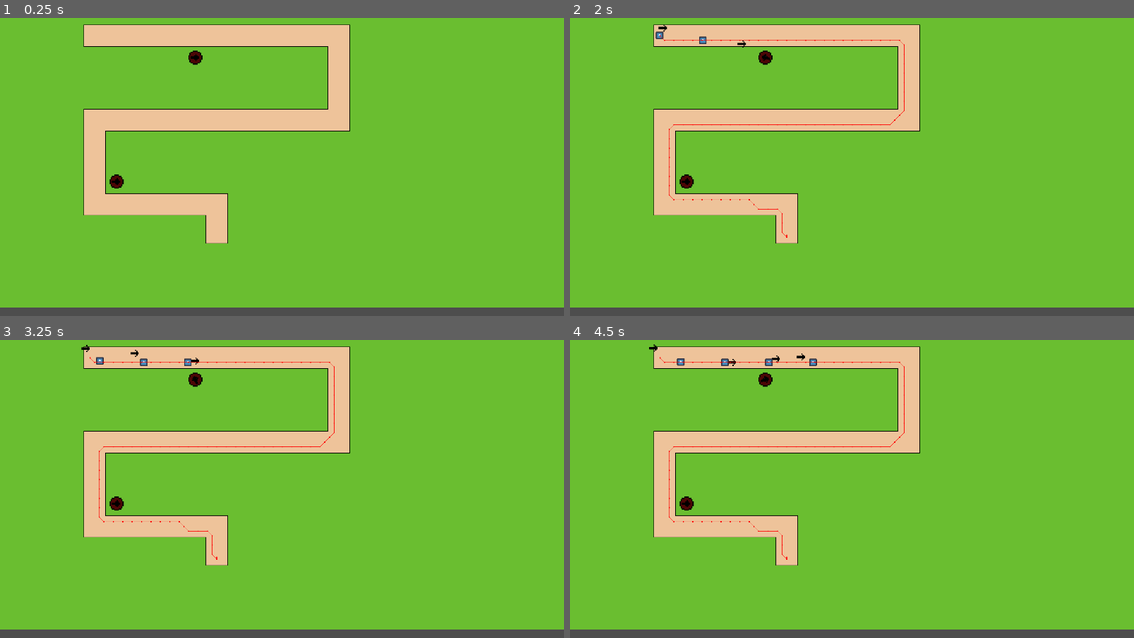
Above: before the commit, frames 1-4 (two rows, left to right).
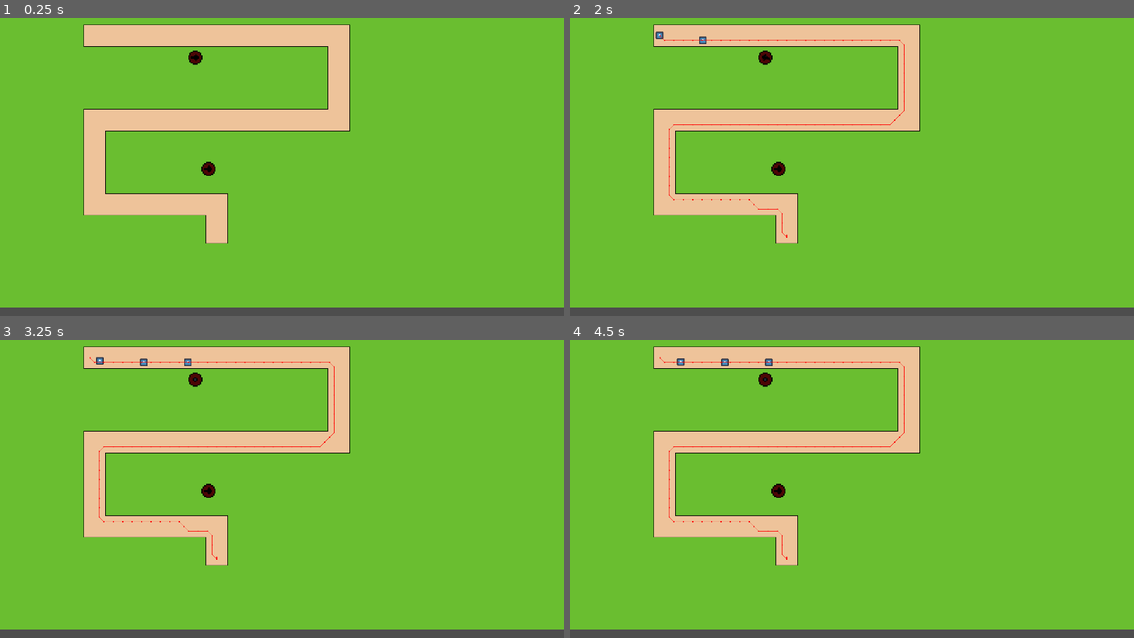
Above: after the commit, the same moments.

Repository: ShroomySquid/GameJamMtl
Game: Godot game, scene res://Scenes/Race.tscn
Two runs of this game, one before a commit and one after it. Both use one fixed random seed, a clock stepped at 60 frames per second and the inputs below. The engine's default icon, where the game draws it, is replaced by a stand-in: a white triangle on a blue panel in a dark square.
Inputs:
- Up to frame 1 (0.25 s): no input
- Up to frame 2 (2 s): tap Enter at 0.5 s
- Up to frame 3 (3.25 s): no input
- Up to frame 4 (4.5 s): no input

The runs differ from the first frame. In frame 1, 0.2% of the frame differs, in the area x 19-39%, y 48-58%; in frame 2, 0.2%; in frame 3, 0.3%; in frame 4, 0.3%, in the area x 14-44%, y 1-58%.

Commit message:
towers now shoot in the right direction, animals have hp

Diff:
--- a/Scenes/ActualArrow.gd
+++ b/Scenes/ActualArrow.gd
@@ -1,11 +1,17 @@
 extends CharacterBody2D
 
-const SPEED = 500.0
-var target = Vector2.UP
-@onready var nav_agent := $NavigationAgent2D as NavigationAgent2D
+const SPEED = 800.0
+const damage = 5
+var target : CharacterBody2D
+var dir : Vector2
 
 func _physics_process(_delta):
-	nav_agent.target_position = target
-	var dir = global_position.direction_to(nav_agent.get_next_path_position())
-	velocity = dir * SPEED
-	move_and_slide()
+	if (is_instance_valid(target)):
+		velocity = dir * SPEED
+		move_and_slide()
+	else:
+		queue_free()
+
+func _on_area_2d_2_body_entered(body):
+	body.take_damage(damage)
+	queue_free()
--- a/Scenes/Animal.gd
+++ b/Scenes/Animal.gd
@@ -3,6 +3,7 @@
 @export var end: Node2D
 @onready var nav_agent := $NavigationAgent2D as NavigationAgent2D
 const SPEED = 150.0
+var hp = 20
 
 func _ready() -> void:
 	set_physics_process(false)
@@ -17,9 +18,8 @@
 
 func makepath() -> void:
 	nav_agent.target_position = end.global_position
-	#print(end.global_position)
-	#print(nav_agent.target_position)
 
-#func _on_timer_timeout():
-#	print("Timer is out!!!!!!!")
-#	makepath()
+func take_damage(damage) -> void:
+	hp -= damage
+	if (hp <= 0):
+		queue_free()
--- a/Scenes/Arrow.tscn
+++ b/Scenes/Arrow.tscn
@@ -1,26 +1,38 @@
 [gd_scene load_steps=5 format=3 uid="uid://ck61rvdmc4u5s"]
 
-[ext_resource type="PackedScene" uid="uid://i3cmbc3rwgcl" path="res://Scenes/control.tscn" id="1_c1idv"]
 [ext_resource type="Texture2D" uid="uid://hn3r0vi0ph6o" path="res://PNG/arrow.png" id="2_kaaw8"]
 [ext_resource type="Script" path="res://Scenes/ActualArrow.gd" id="2_v6nhf"]
 
-[sub_resource type="RectangleShape2D" id="RectangleShape2D_ot213"]
+[sub_resource type="RectangleShape2D" id="RectangleShape2D_4ub3u"]
 size = Vector2(2, 7)
 
-[node name="Control" instance=ExtResource("1_c1idv")]
+[sub_resource type="CapsuleShape2D" id="CapsuleShape2D_i8twi"]
+radius = 2.0
+height = 10.0
 
-[node name="ActualArrow" type="CharacterBody2D" parent="." index="0"]
-rotation = 1.5708
-scale = Vector2(2, 2)
+[node name="Arrow" type="CharacterBody2D"]
 collision_layer = 8
 collision_mask = 2
 script = ExtResource("2_v6nhf")
 
-[node name="ArrowSprite" type="Sprite2D" parent="ActualArrow" index="0"]
+[node name="ArrowSprite2" type="Sprite2D" parent="."]
+position = Vector2(0, 4)
 texture = ExtResource("2_kaaw8")
 
-[node name="ArrowCollision" type="CollisionShape2D" parent="ActualArrow" index="1"]
-position = Vector2(0, 0.5)
-shape = SubResource("RectangleShape2D_ot213")
+[node name="ArrowCollision2" type="CollisionShape2D" parent="."]
+position = Vector2(0, 4.5)
+shape = SubResource("RectangleShape2D_4ub3u")
 
-[node name="NavigationAgent2D" type="NavigationAgent2D" parent="ActualArrow" index="2"]
+[node name="NavAgent" type="NavigationAgent2D" parent="."]
+
+[node name="Area2D2" type="Area2D" parent="."]
+position = Vector2(0, 5)
+collision_layer = 8
+collision_mask = 2
+
+[node name="AreaCollision" type="CollisionShape2D" parent="Area2D2"]
+position = Vector2(0, -1)
+scale = Vector2(1, 0.880001)
+shape = SubResource("CapsuleShape2D_i8twi")
+
+[connection signal="body_entered" from="Area2D2" to="." method="_on_area_2d_2_body_entered"]
--- a/Scenes/ArrowContainer.gd
+++ b/Scenes/ArrowContainer.gd
@@ -1,6 +1,7 @@
 extends Node2D
 
 var arrow = preload("res://Scenes/Arrow.tscn")
+const SPEED = 500.0
 #var arrow_tscn = preload("res://Scenes/Arrow.tscn")
 
 func _ready():
@@ -9,7 +10,10 @@
 func _process(_delta):
 	pass
 
-func _on_tower_shooting(start_position, target):
+func _on_tower_shooting(tower_position, target):
 	var new_arrow = arrow.instantiate()
-	new_arrow.position = start_position
+	print("tower: ", tower_position)
+	print("target: ", target.global_position)
+	new_arrow.dir = (target.global_position - tower_position).normalized()
+	new_arrow.target = target
 	add_child(new_arrow)
--- a/Scenes/Race.tscn
+++ b/Scenes/Race.tscn
@@ -1,9 +1,8 @@
-[gd_scene load_steps=10 format=3 uid="uid://dcxldh6y2teth"]
+[gd_scene load_steps=9 format=3 uid="uid://dcxldh6y2teth"]
 
 [ext_resource type="PackedScene" uid="uid://i3cmbc3rwgcl" path="res://Scenes/control.tscn" id="1_poe8i"]
 [ext_resource type="Texture2D" uid="uid://cx8smci0hmw8" path="res://PNG/minimalist_tilemap.png" id="2_jws8h"]
 [ext_resource type="PackedScene" uid="uid://n4x23vuidhhr" path="res://Scenes/Tower.tscn" id="4_nrbt5"]
-[ext_resource type="Script" path="res://Scenes/ArrowContainer.gd" id="4_wuy8e"]
 [ext_resource type="Script" path="res://Scenes/AnimalsContainer.gd" id="4_x2wqw"]
 
 [sub_resource type="NavigationPolygon" id="NavigationPolygon_57r3v"]
@@ -486,17 +485,13 @@
 position = Vector2(-36.5, -90.5)
 
 [node name="Tower2" parent="TowerContainer" index="1" instance=ExtResource("4_nrbt5")]
-position = Vector2(-170.5, 121)
-
-[node name="ArrowContainer" type="Node2D" parent="." index="3"]
-script = ExtResource("4_wuy8e")
-
-[node name="AnimalsContainer" type="Node2D" parent="." index="4"]
+position = Vector2(-14, 99.5)
+
+[node name="AnimalsContainer" type="Node2D" parent="." index="3"]
 position = Vector2(-216.5, -128.5)
 script = ExtResource("4_x2wqw")
 
 [node name="SpawnTimer" type="Timer" parent="AnimalsContainer" index="0"]
 autostart = true
 
-[connection signal="shooting" from="TowerContainer/Tower" to="ArrowContainer" method="_on_tower_shooting"]
 [connection signal="timeout" from="AnimalsContainer/SpawnTimer" to="AnimalsContainer" method="_on_spawn_timer_timeout"]
--- a/Scenes/StartMenu.gd
+++ b/Scenes/StartMenu.gd
@@ -1,15 +1,10 @@
 extends CanvasLayer
 
-
-# Called when the node enters the scene tree for the first time.
 func _ready():
 	pass # Replace with function body.
 
-
-# Called every frame. 'delta' is the elapsed time since the previous frame.
 func _process(delta):
 	pass
 
-
 func _on_start_button_pressed():
 	get_tree().change_scene_to_file("res://Scenes/Race.tscn")
--- a/Scenes/Tower.gd
+++ b/Scenes/Tower.gd
@@ -4,6 +4,7 @@
 var currTargets = []
 var curr
 var ready_to_shoot = true
+@onready var ballista = $ShootingPart2
 
 signal shooting
 
@@ -12,11 +13,14 @@
 
 func _process(_delta):
 	if (currTargets):
-		$ShootingPart2.look_at(currTargets[0].global_position)
+		ballista.look_at(currTargets[0].global_position)
 		if (ready_to_shoot):
 			ready_to_shoot = false
-			shooting.emit(position, currTargets[0].global_position)
+			ballista.hide()
+			shooting.emit(global_position, currTargets[0])
 			await get_tree().create_timer(0.75).timeout
+			ballista.show()
+			await get_tree().create_timer(0.25).timeout
 			ready_to_shoot = true
 
 func _on_shooting_range_2_body_entered(body):
--- a/Scenes/Tower.tscn
+++ b/Scenes/Tower.tscn
@@ -1,8 +1,9 @@
-[gd_scene load_steps=6 format=3 uid="uid://n4x23vuidhhr"]
+[gd_scene load_steps=7 format=3 uid="uid://n4x23vuidhhr"]
 
 [ext_resource type="Texture2D" uid="uid://3punmk4h2lwj" path="res://PNG/tower.png" id="2_kini4"]
 [ext_resource type="Script" path="res://Scenes/Tower.gd" id="2_q23ir"]
 [ext_resource type="Texture2D" uid="uid://hn3r0vi0ph6o" path="res://PNG/arrow.png" id="3_7qo70"]
+[ext_resource type="Script" path="res://Scenes/ArrowContainer.gd" id="4_4j88r"]
 
 [sub_resource type="CircleShape2D" id="CircleShape2D_wooqg"]
 radius = 100.0
@@ -37,5 +38,9 @@
 [node name="MandatoryCollision2" type="CollisionShape2D" parent="."]
 shape = SubResource("CircleShape2D_jbivl")
 
+[node name="ArrowContainer" type="Node2D" parent="."]
+script = ExtResource("4_4j88r")
+
+[connection signal="shooting" from="." to="ArrowContainer" method="_on_tower_shooting"]
 [connection signal="body_entered" from="ShootingRange2" to="." method="_on_shooting_range_2_body_entered"]
 [connection signal="body_exited" from="ShootingRange2" to="." method="_on_shooting_range_2_body_exited"]
--- a/Scenes/control.gd
+++ b/Scenes/control.gd
@@ -1,6 +1,4 @@
 extends Node2D
-
-var target = Vector2.UP
 
 func _ready():
 	pass # Replace with function body.
--- a/Scenes/control.tscn
+++ b/Scenes/control.tscn
@@ -1,7 +1,4 @@
-[gd_scene load_steps=2 format=3 uid="uid://i3cmbc3rwgcl"]
-
-[ext_resource type="Script" path="res://Scenes/control.gd" id="1_3t26u"]
+[gd_scene format=3 uid="uid://i3cmbc3rwgcl"]
 
 [node name="Control" type="Node2D"]
 position = Vector2(738, 379)
-script = ExtResource("1_3t26u")
